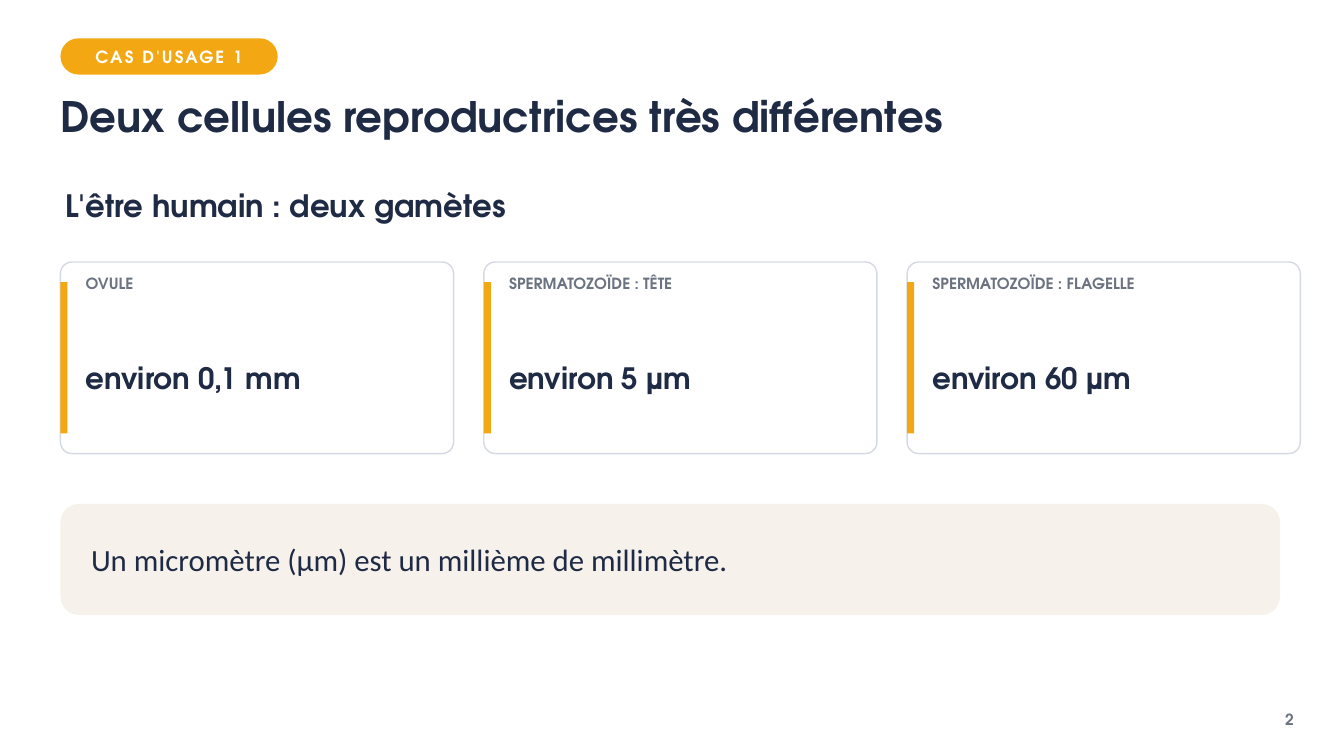
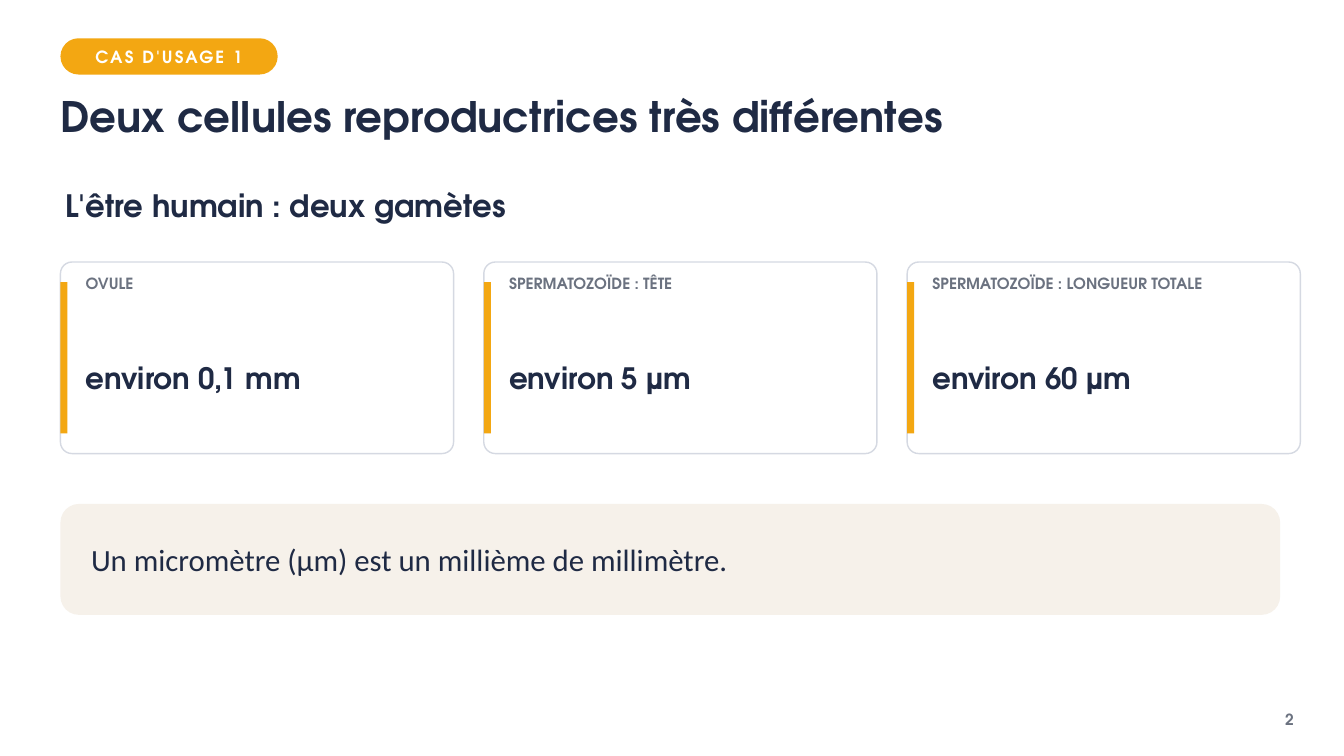
Before and after one commit to VinceIXIV/SVT-cour, a slide deck: slide 2 of cours/4e/S27-la-fecondation-la-rencontre-de-deux-cellules/4e-S27-diaporama.pptx. Drawn at 1344x756 pixels with LibreOffice and Linux fonts; fonts in the diff are those of the drawing. Boxes give left, top, right and bottom in pixels: in the first picture for what was removed or moved away, otherwise in the second. Text is boxed around its words. In the diff, an @@ line names an element or a change of style, - is before the commit and + after.

```diff
--- a/cours/4e/S27-la-fecondation-la-rencontre-de-deux-cellules/4e-S27-diaporama.pptx
+++ b/cours/4e/S27-la-fecondation-la-rencontre-de-deux-cellules/4e-S27-diaporama.pptx
@@ text at (x1=932, y1=274, x2=1202, y2=289): text changed @@
-SPERMATOZOÏDE : FLAGELLE
+SPERMATOZOÏDE : LONGUEUR TOTALE
```
Also in this commit, not shown: 2 other slides changed, 29 other files.
